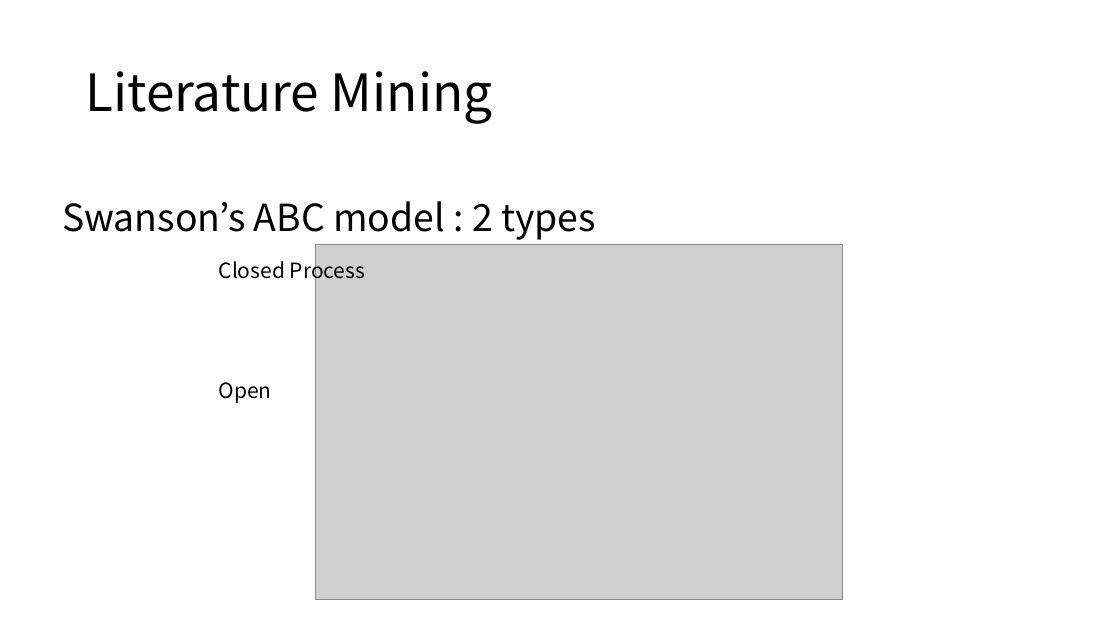
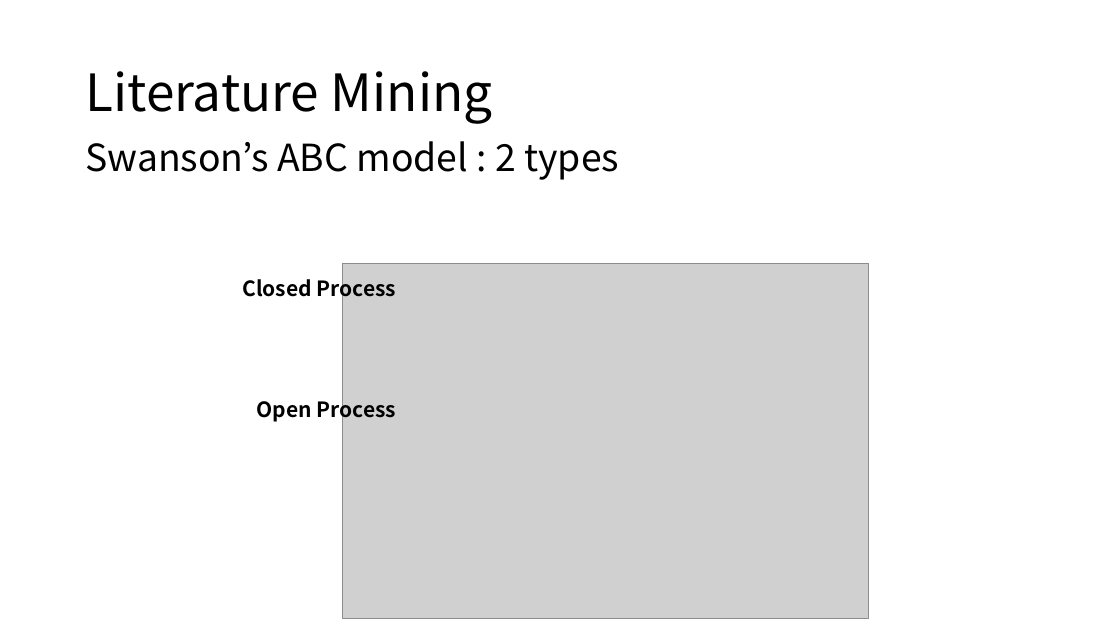
Before and after one commit to moklise/TIL, a slide deck: slide 5 of Review/[3] Literature mining, ontologies and information visualization for drug repurposing/Literature mining, ontologies and information visualization for.pptx. Drawn at 1120x630 pixels with LibreOffice and Linux fonts; fonts in the diff are those of the drawing; grey boxes stand for pictures. Boxes give left, top, right and bottom in pixels: in the first picture for what was removed or moved away, otherwise in the second. Text is boxed around its words. In the diff, an @@ line names an element or a change of style, - is before the commit and + after.

Commit message:
[Publication Review] Literature Mining2

```diff
--- a/Review/[3] Literature mining, ontologies and information visualization for drug repurposing/Literature mining, ontologies and information visualization for.pptx
+++ b/Review/[3] Literature mining, ontologies and information visualization for drug repurposing/Literature mining, ontologies and information visualization for.pptx
@@ text "Swanson’s ABC model : 2 ...": place and size @@
-text "Swanson’s ABC model : 2 ..." at [62,201,596,240]
+text "Swanson’s ABC model : 2 ..." at [85,141,619,180]
@@ picture: place and size @@
-picture at [316,244,843,599]
+picture at [342,263,869,618]
@@ text "Closed Process": place and size @@
-text "Closed Process" at [219,257,365,283]
+text "Closed Process" at [242,275,396,301]
@@ text "Closed Process" at [242,275,396,301]: bold on; alignment left to right @@
@@ text at [257,397,396,423]: text changed; bold on @@
-Open
+Open Process
```
Also in this commit, not shown: 5 other slides changed, 6 slides added, 1 slide removed.
